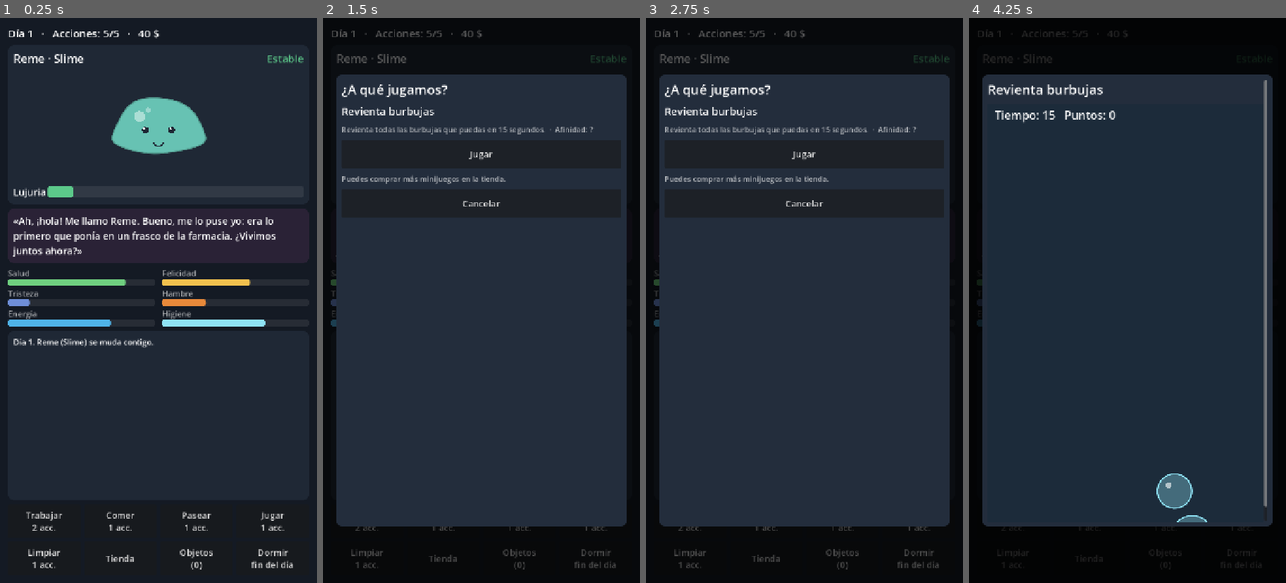
Above: before the commit, frames 1-4 (left to right).
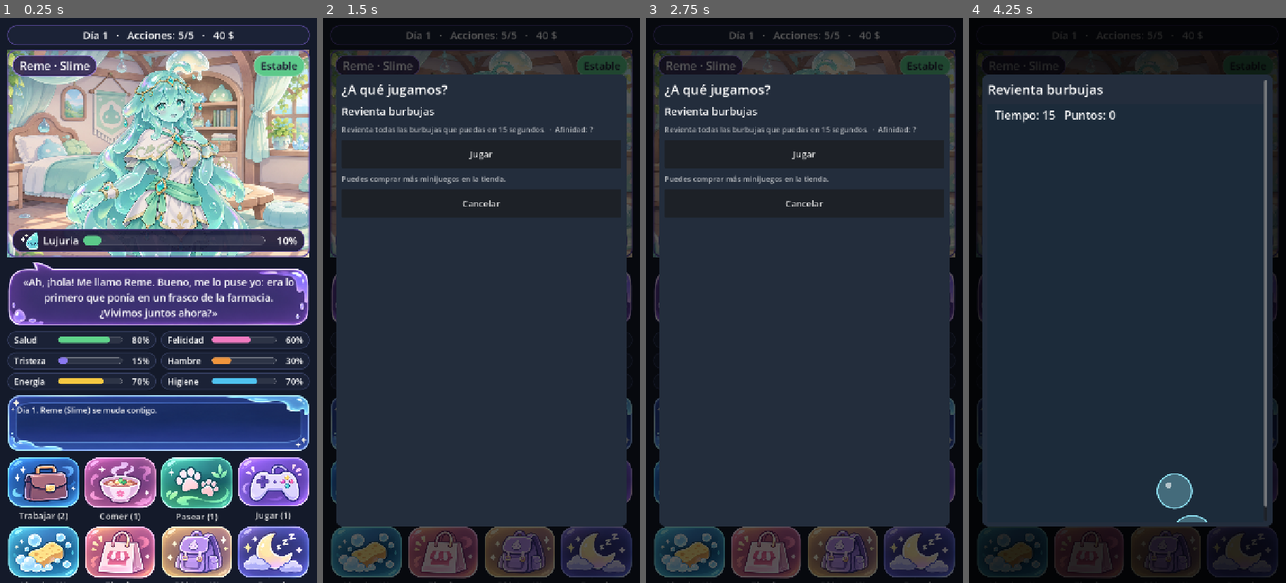
Above: after the commit, the same moments.

Repository: ZabrackStudio/monster-girl
Game: Godot game, scene res://scenes/main.tscn
Same seed, same stepped clock (60 frames per second), same inputs: the game is played once before the commit and once after it.
Inputs (mouse positions are in pixels of both pictures, inside the frame that each line leads up to):
- Up to frame 1 (0.25 s): no input
- Up to frame 2 (1.5 s): click (595, 520) at 0.5 s, where only the run before the commit has a clickable "Jugar 1 acc."; click (595, 520) at 1.25 s, where only the run before the commit has a clickable "Jugar 1 acc."
- Up to frame 3 (2.75 s): click (918, 486) at 2 s, where only the run after the commit has a clickable "Jugar (1)"
- Up to frame 4 (4.25 s): click (1241, 486) at 2.75 s, where only the run after the commit has a clickable "Jugar (1)"; click "Jugar" at 3.5 s

The runs differ from the first frame. In frame 1, 71% of the frame differs, in the area x 2-98%, y 1-100%; in frame 2, 14%; in frame 3, 14%; in frame 4, 6.5%.

Commit message:
Arte provisional: retrato de Reme, fondo del dormitorio e interfaz con el kit generado
- tools/preparar_assets.gd recorta y limpia las imágenes de ../Material
- scripts/portrait.gd muestra fondo y personaje con tinte, respiración y temblor según la lujuria
- Interfaz rehecha: píldoras de estado, bocadillo, estadísticas con porcentaje y botones con iconos

Co-Authored-By: Claude Opus 5.5 <noreply@anthropic.com>

Diff:
--- a/scripts/main.gd
+++ b/scripts/main.gd
@@ -3,7 +3,7 @@
 extends Control
 
 const Game := preload("res://scripts/game.gd")
-const SlimeView := preload("res://scripts/slime_view.gd")
+const Portrait := preload("res://scripts/portrait.gd")
 const MINIGAME_SCRIPTS := {
 	"burbujas": preload("res://scripts/minigame_bubbles.gd"),
 	"memoria": preload("res://scripts/minigame_memory.gd"),
@@ -11,22 +11,25 @@
 const CHARACTER := "res://data/personajes/slime.json"
 const RECORDS_PATH := "user://records.json"
 const BAR_STATS := ["salud", "felicidad", "tristeza", "hambre", "energia", "higiene"]
-const BG := Color("141a24")
+const STAT_COLORS := {"salud": "5fd38a", "felicidad": "f07ac0", "tristeza": "8a78f0",
+	"hambre": "f0953c", "energia": "f5c842", "higiene": "4fc3f0"}
+const BG := Color("141a2a")
 const PANEL := Color("1f2835")
+const BORDER := Color("5b4a9e")
 const TEXT_DIM := Color(1, 1, 1, 0.65)
 
 var game
 var bg: ColorRect
 var lbl_top: Label
-var lbl_name: Label
 var lbl_level: Label
+var level_pill: PanelContainer
 var lust_bar: ProgressBar
+var lbl_lust: Label
 var lbl_line: Label
 var log_box: RichTextLabel
-var portrait_holder: Control
-var slime_view: Control
-var portrait_tex: TextureRect
+var portrait: Control
 var stat_bars := {}
+var stat_values := {}
 var action_buttons := {}
 var modal: Control
 
@@ -54,80 +57,143 @@
 	var margin := MarginContainer.new()
 	margin.set_anchors_preset(Control.PRESET_FULL_RECT)
 	for side in ["left", "right", "top", "bottom"]:
-		margin.add_theme_constant_override("margin_" + side, 18)
+		margin.add_theme_constant_override("margin_" + side, 16)
 	add_child(margin)
 
 	var root := VBoxContainer.new()
 	root.add_theme_constant_override("separation", 10)
 	margin.add_child(root)
 
+	# Barra superior
+	var top := _pill(Color("1b2236"), BORDER)
+	root.add_child(top)
 	lbl_top = _label("", 24)
-	root.add_child(lbl_top)
-
-	# Retrato
-	var portrait_panel := _panel()
-	portrait_panel.custom_minimum_size = Vector2(0, 360)
-	root.add_child(portrait_panel)
-	var pv := VBoxContainer.new()
-	portrait_panel.add_child(pv)
-	var name_row := HBoxContainer.new()
-	pv.add_child(name_row)
-	lbl_name = _label("%s · %s" % [game.character["nombre"], game.character["especie"]], 26)
-	lbl_name.size_flags_horizontal = Control.SIZE_EXPAND_FILL
-	name_row.add_child(lbl_name)
+	lbl_top.horizontal_alignment = HORIZONTAL_ALIGNMENT_CENTER
+	top.add_child(lbl_top)
+
+	# Retrato con fondo y elementos superpuestos
+	var stage := Control.new()
+	stage.custom_minimum_size = Vector2(0, 470)
+	stage.size_flags_vertical = Control.SIZE_EXPAND_FILL
+	stage.size_flags_stretch_ratio = 3.0
+	root.add_child(stage)
+	portrait = Portrait.new()
+	portrait.set_anchors_preset(Control.PRESET_FULL_RECT)
+	stage.add_child(portrait)
+	portrait.setup(game.character["id"], Color(game.character["color"]))
+	var frame := Panel.new()
+	frame.set_anchors_preset(Control.PRESET_FULL_RECT)
+	frame.mouse_filter = Control.MOUSE_FILTER_IGNORE
+	var fsb := StyleBoxFlat.new()
+	fsb.draw_center = false
+	fsb.border_color = BORDER
+	fsb.set_border_width_all(3)
+	fsb.set_corner_radius_all(18)
+	frame.add_theme_stylebox_override("panel", fsb)
+	stage.add_child(frame)
+
+	var over := MarginContainer.new()
+	over.set_anchors_preset(Control.PRESET_FULL_RECT)
+	over.mouse_filter = Control.MOUSE_FILTER_IGNORE
+	for side in ["left", "right", "top", "bottom"]:
+		over.add_theme_constant_override("margin_" + side, 12)
+	stage.add_child(over)
+	var ov := VBoxContainer.new()
+	ov.mouse_filter = Control.MOUSE_FILTER_IGNORE
+	over.add_child(ov)
+	var pills := HBoxContainer.new()
+	ov.add_child(pills)
+	var name_pill := _pill(Color(0.17, 0.12, 0.3, 0.88), Color("a88bf0"))
+	var name_lbl := _label("%s · %s" % [game.character["nombre"], game.character["especie"]], 26)
+	name_pill.add_child(name_lbl)
+	pills.add_child(name_pill)
+	var spacer := Control.new()
+	spacer.size_flags_horizontal = Control.SIZE_EXPAND_FILL
+	pills.add_child(spacer)
+	level_pill = _pill(Color("f5c842"), Color("ffe08a"))
 	lbl_level = _label("", 24)
-	name_row.add_child(lbl_level)
-	portrait_holder = Control.new()
-	portrait_holder.size_flags_vertical = Control.SIZE_EXPAND_FILL
-	pv.add_child(portrait_holder)
-	slime_view = SlimeView.new()
-	slime_view.base_color = Color(game.character["color"])
-	slime_view.set_anchors_preset(Control.PRESET_FULL_RECT)
-	portrait_holder.add_child(slime_view)
-	portrait_tex = TextureRect.new()
-	portrait_tex.set_anchors_preset(Control.PRESET_FULL_RECT)
-	portrait_tex.expand_mode = TextureRect.EXPAND_IGNORE_SIZE
-	portrait_tex.stretch_mode = TextureRect.STRETCH_KEEP_ASPECT_CENTERED
-	portrait_tex.visible = false
-	portrait_holder.add_child(portrait_tex)
+	lbl_level.add_theme_color_override("font_color", Color("2a1d3d"))
+	level_pill.add_child(lbl_level)
+	pills.add_child(level_pill)
+	var gap := Control.new()
+	gap.size_flags_vertical = Control.SIZE_EXPAND_FILL
+	gap.mouse_filter = Control.MOUSE_FILTER_IGNORE
+	ov.add_child(gap)
+	var lust_pill := _pill(Color(0.1, 0.08, 0.2, 0.9), BORDER)
+	ov.add_child(lust_pill)
 	var lust_row := HBoxContainer.new()
-	pv.add_child(lust_row)
-	lust_row.add_child(_label("Lujuria", 22))
-	lust_bar = _bar(Color("d9434f"))
-	lust_bar.custom_minimum_size = Vector2(0, 26)
+	lust_row.add_theme_constant_override("separation", 10)
+	lust_pill.add_child(lust_row)
+	var drop := TextureRect.new()
+	drop.texture = load("res://ui/gota.png")
+	drop.expand_mode = TextureRect.EXPAND_IGNORE_SIZE
+	drop.stretch_mode = TextureRect.STRETCH_KEEP_ASPECT_CENTERED
+	drop.custom_minimum_size = Vector2(44, 40)
+	lust_row.add_child(drop)
+	lust_row.add_child(_label("Lujuria", 24))
+	lust_bar = _bar(Color("d9434f"), 22)
 	lust_bar.size_flags_horizontal = Control.SIZE_EXPAND_FILL
 	lust_bar.size_flags_vertical = Control.SIZE_SHRINK_CENTER
 	lust_row.add_child(lust_bar)
-
-	# Diálogo
-	var line_panel := _panel(Color("2a2236"))
-	root.add_child(line_panel)
-	lbl_line = _label("", 22)
+	lbl_lust = _label("", 24)
+	lbl_lust.custom_minimum_size = Vector2(64, 0)
+	lbl_lust.horizontal_alignment = HORIZONTAL_ALIGNMENT_RIGHT
+	lust_row.add_child(lbl_lust)
+
+	# Bocadillo de diálogo
+	var bubble := PanelContainer.new()
+	var bsb := StyleBoxTexture.new()
+	bsb.texture = load("res://ui/bocadillo.png")
+	bsb.texture_margin_left = 34
+	bsb.texture_margin_right = 34
+	bsb.texture_margin_top = 34
+	bsb.texture_margin_bottom = 22
+	bsb.content_margin_left = 30
+	bsb.content_margin_right = 30
+	bsb.content_margin_top = 30
+	bsb.content_margin_bottom = 16
+	bubble.add_theme_stylebox_override("panel", bsb)
+	root.add_child(bubble)
+	lbl_line = _label("", 23)
 	lbl_line.autowrap_mode = TextServer.AUTOWRAP_WORD_SMART
-	line_panel.add_child(lbl_line)
+	lbl_line.horizontal_alignment = HORIZONTAL_ALIGNMENT_CENTER
+	bubble.add_child(lbl_line)
 
 	# Estadísticas
 	var grid := GridContainer.new()
 	grid.columns = 2
-	grid.add_theme_constant_override("h_separation", 16)
-	grid.add_theme_constant_override("v_separation", 4)
+	grid.add_theme_constant_override("h_separation", 10)
+	grid.add_theme_constant_override("v_separation", 8)
 	root.add_child(grid)
-	var colors := {"salud": "6fcf7f", "felicidad": "f2c14e", "tristeza": "6f8fd9",
-		"hambre": "e8893a", "energia": "4fb3e8", "higiene": "8fe3f5"}
 	for s in BAR_STATS:
-		var box := VBoxContainer.new()
-		box.size_flags_horizontal = Control.SIZE_EXPAND_FILL
-		box.add_theme_constant_override("separation", 0)
-		var l := _label(Game.STAT_NAMES[s], 18)
-		l.modulate = TEXT_DIM
-		box.add_child(l)
-		var bar := _bar(Color(colors[s]))
-		box.add_child(bar)
-		grid.add_child(box)
+		var cell := _pill(Color("1b2236"), Color("343d5e"))
+		cell.size_flags_horizontal = Control.SIZE_EXPAND_FILL
+		var row := HBoxContainer.new()
+		row.add_theme_constant_override("separation", 8)
+		cell.add_child(row)
+		var l := _label(Game.STAT_NAMES[s], 19)
+		l.custom_minimum_size = Vector2(92, 0)
+		row.add_child(l)
+		var bar := _bar(Color(STAT_COLORS[s]), 14)
+		bar.size_flags_horizontal = Control.SIZE_EXPAND_FILL
+		bar.size_flags_vertical = Control.SIZE_SHRINK_CENTER
+		row.add_child(bar)
+		var v := _label("", 19)
+		v.custom_minimum_size = Vector2(52, 0)
+		v.horizontal_alignment = HORIZONTAL_ALIGNMENT_RIGHT
+		row.add_child(v)
+		grid.add_child(cell)
 		stat_bars[s] = bar
-
-	# Registro
-	var log_panel := _panel()
+		stat_values[s] = v
+
+	# Registro dentro del marco del kit
+	var log_panel := PanelContainer.new()
+	var lsb := StyleBoxTexture.new()
+	lsb.texture = load("res://ui/marco.png")
+	lsb.set_texture_margin_all(30)
+	lsb.set_content_margin_all(22)
+	log_panel.add_theme_stylebox_override("panel", lsb)
+	log_panel.custom_minimum_size = Vector2(0, 130)
 	log_panel.size_flags_vertical = Control.SIZE_EXPAND_FILL
 	root.add_child(log_panel)
 	log_box = RichTextLabel.new()
@@ -137,11 +203,11 @@
 	log_box.add_theme_font_size_override("bold_font_size", 18)
 	log_panel.add_child(log_box)
 
-	# Acciones
+	# Acciones con los iconos del kit
 	var actions := GridContainer.new()
 	actions.columns = 4
 	actions.add_theme_constant_override("h_separation", 8)
-	actions.add_theme_constant_override("v_separation", 8)
+	actions.add_theme_constant_override("v_separation", 6)
 	root.add_child(actions)
 	var defs := [
 		["trabajar", "Trabajar"], ["comer", "Comer"], ["pasear", "Pasear"], ["jugar", "Jugar"],
@@ -149,9 +215,20 @@
 	]
 	for d in defs:
 		var b := Button.new()
-		b.custom_minimum_size = Vector2(0, 76)
+		b.custom_minimum_size = Vector2(0, 150)
 		b.size_flags_horizontal = Control.SIZE_EXPAND_FILL
+		b.icon = load("res://ui/btn_%s.png" % d[0])
+		b.expand_icon = true
+		b.icon_alignment = HORIZONTAL_ALIGNMENT_CENTER
+		b.vertical_icon_alignment = VERTICAL_ALIGNMENT_TOP
 		b.add_theme_font_size_override("font_size", 20)
+		b.add_theme_constant_override("h_separation", 2)
+		for st in ["normal", "hover", "pressed", "disabled", "focus"]:
+			b.add_theme_stylebox_override(st, StyleBoxEmpty.new())
+		b.add_theme_color_override("icon_disabled_color", Color(1, 1, 1, 0.3))
+		b.add_theme_color_override("icon_pressed_color", Color(0.8, 0.8, 0.9))
+		b.add_theme_color_override("icon_hover_color", Color(1.1, 1.1, 1.1))
+		b.add_theme_color_override("font_disabled_color", Color(1, 1, 1, 0.35))
 		b.pressed.connect(_on_action.bind(d[0]))
 		actions.add_child(b)
 		action_buttons[d[0]] = [b, d[1]]
@@ -174,17 +251,36 @@
 	return p
 
 
-func _bar(color: Color) -> ProgressBar:
+## Panel en forma de píldora con borde de color.
+func _pill(color: Color, border: Color) -> PanelContainer:
+	var p := PanelContainer.new()
+	p.mouse_filter = Control.MOUSE_FILTER_IGNORE
+	var sb := StyleBoxFlat.new()
+	sb.bg_color = color
+	sb.border_color = border
+	sb.set_border_width_all(2)
+	sb.set_corner_radius_all(22)
+	sb.content_margin_left = 16
+	sb.content_margin_right = 16
+	sb.content_margin_top = 6
+	sb.content_margin_bottom = 6
+	p.add_theme_stylebox_override("panel", sb)
+	return p
+
+
+func _bar(color: Color, height := 16) -> ProgressBar:
 	var bar := ProgressBar.new()
 	bar.max_value = 100
 	bar.show_percentage = false
-	bar.custom_minimum_size = Vector2(0, 16)
+	bar.custom_minimum_size = Vector2(0, height)
 	var fill := StyleBoxFlat.new()
 	fill.bg_color = color
-	fill.set_corner_radius_all(6)
+	fill.set_corner_radius_all(height / 2)
 	var back := StyleBoxFlat.new()
 	back.bg_color = Color(1, 1, 1, 0.08)
-	back.set_corner_radius_all(6)
+	back.border_color = Color(1, 1, 1, 0.15)
+	back.set_border_width_all(1)
+	back.set_corner_radius_all(height / 2)
 	bar.add_theme_stylebox_override("fill", fill)
 	bar.add_theme_stylebox_override("background", back)
 	return bar
@@ -198,44 +294,38 @@
 	lbl_top.text = "Día %d   ·   Acciones: %d/%d   ·   %d $" % [
 		game.day, game.actions_left, int(game.balance["acciones_por_dia"]), game.money]
 	lbl_level.text = info["nombre"]
-	lbl_level.add_theme_color_override("font_color", lv_color)
+	var psb := level_pill.get_theme_stylebox("panel") as StyleBoxFlat
+	psb.bg_color = lv_color
+	psb.border_color = lv_color.lightened(0.35)
+	lbl_level.add_theme_color_override("font_color", Color("1d1530") if game.level() < 3 else Color.WHITE)
 	lust_bar.value = game.stats["lujuria"]
+	lbl_lust.text = "%d%%" % roundi(game.stats["lujuria"])
 	(lust_bar.get_theme_stylebox("fill") as StyleBoxFlat).bg_color = lv_color
 	for s in BAR_STATS:
 		stat_bars[s].value = game.stats[s]
+		stat_values[s].text = "%d%%" % roundi(game.stats[s])
 	lbl_line.text = "«%s»" % game.current_line if game.current_line != "" else ""
 	bg.color = BG.lerp(Color("3a1424"), game.level() * 0.18)
-
-	var mood: String = game.mood()
-	slime_view.mood = mood
-	slime_view.level = game.level()
-	slime_view.tint = lv_color
-	var tex_path := "res://personajes/%s/expresiones/%s.png" % [game.character["id"], mood]
-	if ResourceLoader.exists(tex_path):
-		portrait_tex.texture = load(tex_path)
-		portrait_tex.visible = true
-		slime_view.visible = false
-	else:
-		portrait_tex.visible = false
-		slime_view.visible = true
+	portrait.set_state(game.mood(), game.level())
 
 	for id in action_buttons:
 		var b: Button = action_buttons[id][0]
 		var label: String = action_buttons[id][1]
 		match id:
-			"tienda", "objetos", "dormir":
+			"tienda", "dormir":
 				b.text = label
+				b.disabled = game.over
+			"objetos":
+				var n := 0
+				for k in game.inventory:
+					n += game.inventory[k]
+				b.text = "%s (%d)" % [label, n]
 				b.disabled = game.over
 			_:
 				var act: Dictionary = game.activity(id)
-				b.text = "%s\n%d acc." % [label, int(act["costo"])]
+				b.text = "%s (%d)" % [label, int(act["costo"])]
 				b.disabled = not game.can_do(id)
 				b.tooltip_text = game.why_not(id)
-	var obj_count := 0
-	for k in game.inventory:
-		obj_count += game.inventory[k]
-	action_buttons["objetos"][0].text = "Objetos\n(%d)" % obj_count
-	action_buttons["dormir"][0].text = "Dormir\nfin del día"
 
 
 # ================================================================ acciones
--- /dev/null
+++ b/scripts/portrait.gd
@@ -0,0 +1,84 @@
+## Retrato del personaje sobre su fondo.
+## Busca, por orden: expresiones/<estado>.png, retrato.png y, si no hay nada,
+## el slime dibujado con código. Con una sola imagen, el estado se transmite
+## con efectos: tinte rosado según la lujuria, respiración y temblor.
+extends Control
+
+const SlimeView := preload("res://scripts/slime_view.gd")
+
+var char_id := ""
+var mood := "neutral"
+var level := 0
+var t := 0.0
+
+var bg: TextureRect
+var sprite: TextureRect
+var fallback: Control
+var textures := {}
+
+
+func setup(id: String, color: Color) -> void:
+	char_id = id
+	clip_contents = true
+	bg = TextureRect.new()
+	bg.set_anchors_preset(Control.PRESET_FULL_RECT)
+	bg.expand_mode = TextureRect.EXPAND_IGNORE_SIZE
+	bg.stretch_mode = TextureRect.STRETCH_KEEP_ASPECT_COVERED
+	var bg_path := "res://personajes/%s/fondo.png" % id
+	if ResourceLoader.exists(bg_path):
+		bg.texture = load(bg_path)
+	add_child(bg)
+	sprite = TextureRect.new()
+	sprite.expand_mode = TextureRect.EXPAND_IGNORE_SIZE
+	sprite.stretch_mode = TextureRect.STRETCH_KEEP_ASPECT_CENTERED
+	add_child(sprite)
+	fallback = SlimeView.new()
+	fallback.base_color = color
+	fallback.set_anchors_preset(Control.PRESET_FULL_RECT)
+	add_child(fallback)
+
+
+func set_state(new_mood: String, new_level: int) -> void:
+	mood = new_mood
+	level = new_level
+	var tex := _texture_for(mood)
+	sprite.texture = tex
+	sprite.visible = tex != null
+	fallback.visible = tex == null
+	fallback.mood = mood
+	fallback.level = level
+
+
+func _texture_for(m: String) -> Texture2D:
+	if textures.has(m):
+		return textures[m]
+	var tex: Texture2D = null
+	for path in ["res://personajes/%s/expresiones/%s.png" % [char_id, m],
+			"res://personajes/%s/retrato.png" % char_id]:
+		if ResourceLoader.exists(path):
+			tex = load(path)
+			break
+	textures[m] = tex
+	return tex
+
+
+func _process(delta: float) -> void:
+	t += delta
+	if not sprite.visible or sprite.texture == null:
+		return
+	var tex_size := sprite.texture.get_size()
+	var h := size.y * 0.97
+	var w := h * tex_size.x / tex_size.y
+	var breathe := sin(t * (1.6 + level * 0.6)) * (3.0 + level)
+	var shake := Vector2.ZERO
+	if level >= 3:
+		shake = Vector2(randf_range(-2, 2), randf_range(-1, 1))
+	sprite.size = Vector2(w, h)
+	sprite.position = Vector2((size.x - w) / 2, size.y - h + 6 + breathe) + shake
+	# Más lujuria, más rosa; en estado crítico, además, late.
+	var pink := Color("ff8fc8")
+	var amount := level * 0.14 + (0.08 * (0.5 + 0.5 * sin(t * 4.0)) if level >= 3 else 0.0)
+	var target := Color.WHITE.lerp(pink, amount)
+	if mood == "triste" or mood == "cansada":
+		target = target.lerp(Color("b8c4e0"), 0.25)
+	sprite.modulate = sprite.modulate.lerp(target, clampf(delta * 3.0, 0, 1))
--- /dev/null
+++ b/tools/preparar_assets.gd
@@ -0,0 +1,93 @@
+## Recorta las imágenes generadas de ../Material y las deja listas para el juego.
+## Uso: godot --headless --path . -s res://tools/preparar_assets.gd
+extends SceneTree
+
+const SRC := "../Material/"
+
+## Recortes del kit de interfaz (coordenadas aproximadas; luego se ajustan al contenido).
+const KIT := {
+	"btn_trabajar": Rect2i(95, 15, 385, 265),
+	"btn_comer": Rect2i(482, 15, 375, 265),
+	"btn_pasear": Rect2i(862, 15, 370, 265),
+	"btn_jugar": Rect2i(1235, 15, 385, 265),
+	"btn_limpiar": Rect2i(95, 282, 385, 280),
+	"btn_tienda": Rect2i(478, 282, 380, 280),
+	"btn_objetos": Rect2i(858, 282, 378, 280),
+	"btn_dormir": Rect2i(1237, 282, 383, 280),
+	"bocadillo": Rect2i(45, 568, 950, 222),
+	"marco": Rect2i(1000, 575, 640, 350),
+	"gota": Rect2i(55, 795, 128, 120),
+}
+const HALF := ["bocadillo", "marco"]
+
+
+func _init() -> void:
+	var base := ProjectSettings.globalize_path("res://")
+	DirAccess.make_dir_recursive_absolute(base + "ui")
+	DirAccess.make_dir_recursive_absolute(base + "personajes/slime")
+
+	# Kit de interfaz: recorte, ajuste al contenido y fondo transparente.
+	var kit := Image.load_from_file(base + SRC + "Kit de interfaz kawaii con limos brillantes.png")
+	kit.convert(Image.FORMAT_RGBA8)
+	var bg := _avg(kit, Rect2i(2, 2, 12, 12))
+	for name in KIT:
+		var img := kit.get_region(KIT[name])
+		img = img.get_region(_content(img, bg, 0.12))
+		_key(img, bg, 0.05, 0.16)
+		if name in HALF:
+			img.resize(img.get_width() / 2, img.get_height() / 2, Image.INTERPOLATE_LANCZOS)
+		img.save_png(base + "ui/%s.png" % name)
+		print("ui/%s.png %s" % [name, img.get_size()])
+
+	# Retrato: de la cabeza a debajo de la falda, sin márgenes vacíos.
+	var chica := Image.load_from_file(base + SRC + "Chica espíritu de limo esmeralda.png")
+	chica.convert(Image.FORMAT_RGBA8)
+	var r := chica.get_region(Rect2i(0, 0, chica.get_width(), 880))
+	r = r.get_region(r.get_used_rect())
+	r.save_png(base + "personajes/slime/retrato.png")
+	print("retrato ", r.get_size())
+
+	# Fondo: el dormitorio recortado a la proporción del panel del retrato.
+	var cuarto := Image.load_from_file(base + SRC + "Dormitorio acogedor de fantasía slime.png")
+	var h := cuarto.get_height()
+	var w := int(h * 1.35)
+	var f := cuarto.get_region(Rect2i(140, 0, w, h))
+	f.resize(int(w * 0.75), int(h * 0.75), Image.INTERPOLATE_LANCZOS)
+	f.save_png(base + "personajes/slime/fondo.png")
+	print("fondo ", f.get_size())
+	quit()
+
+
+func _avg(img: Image, rect: Rect2i) -> Color:
+	var c := Color(0, 0, 0)
+	for y in range(rect.position.y, rect.end.y):
+		for x in range(rect.position.x, rect.end.x):
+			c += img.get_pixel(x, y)
+	return c / float(rect.get_area())
+
+
+func _dist(a: Color, b: Color) -> float:
+	return Vector3(a.r - b.r, a.g - b.g, a.b - b.b).length()
+
+
+## Rectángulo que contiene todo lo que no es fondo.
+func _content(img: Image, bg: Color, thr: float) -> Rect2i:
+	var minp := Vector2i(img.get_width(), img.get_height())
+	var maxp := Vector2i(-1, -1)
+	for y in img.get_height():
+		for x in img.get_width():
+			if _dist(img.get_pixel(x, y), bg) > thr:
+				minp = Vector2i(mini(minp.x, x), mini(minp.y, y))
+				maxp = Vector2i(maxi(maxp.x, x), maxi(maxp.y, y))
+	if maxp.x < 0:
+		return Rect2i(Vector2i.ZERO, img.get_size())
+	return Rect2i(minp, maxp - minp + Vector2i.ONE).grow(4).intersection(Rect2i(Vector2i.ZERO, img.get_size()))
+
+
+## Vuelve transparente el fondo con un borde suave.
+func _key(img: Image, bg: Color, t0: float, t1: float) -> void:
+	for y in img.get_height():
+		for x in img.get_width():
+			var c := img.get_pixel(x, y)
+			c.a *= clampf((_dist(c, bg) - t0) / (t1 - t0), 0.0, 1.0)
+			img.set_pixel(x, y, c)
Binary file added: personajes/slime/fondo.png
Not shown, added: personajes/slime/fondo.png.import
Binary file added: personajes/slime/retrato.png
Not shown, added: personajes/slime/retrato.png.import
Not shown, added: scripts/portrait.gd.uid
Not shown, added: tools/preparar_assets.gd.uid
Binary file added: ui/bocadillo.png
Not shown, added: ui/bocadillo.png.import
Binary file added: ui/btn_comer.png
Not shown, added: ui/btn_comer.png.import
Binary file added: ui/btn_dormir.png
Not shown, added: ui/btn_dormir.png.import
(and 17 more such lines)
